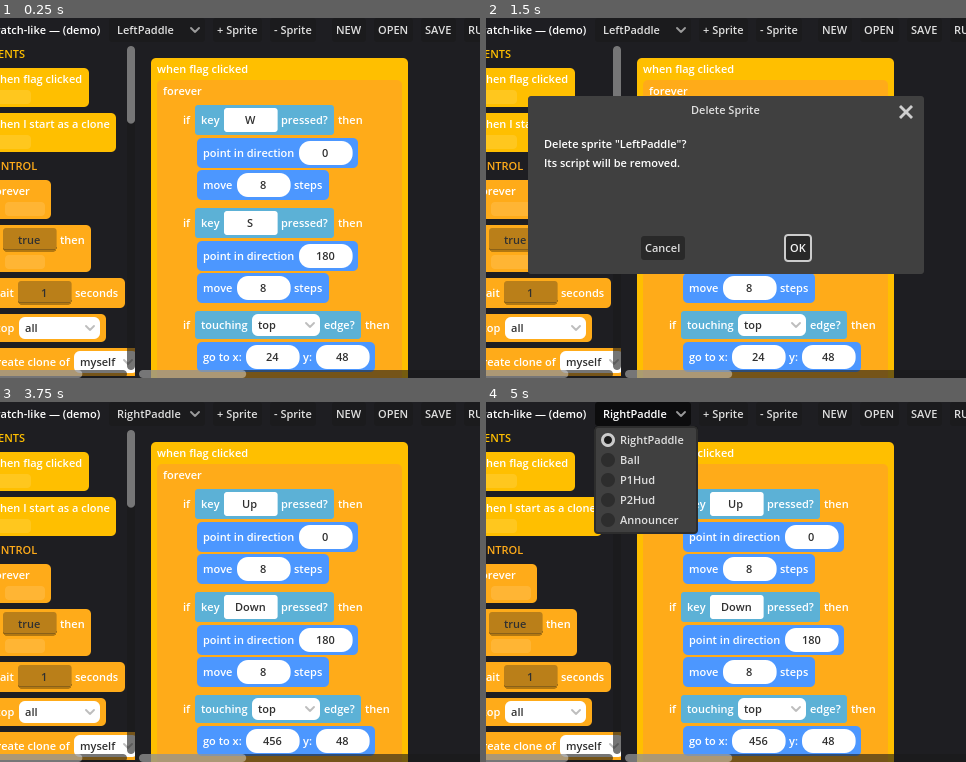
Above: before the commit, frames 1-4 (two rows, left to right).
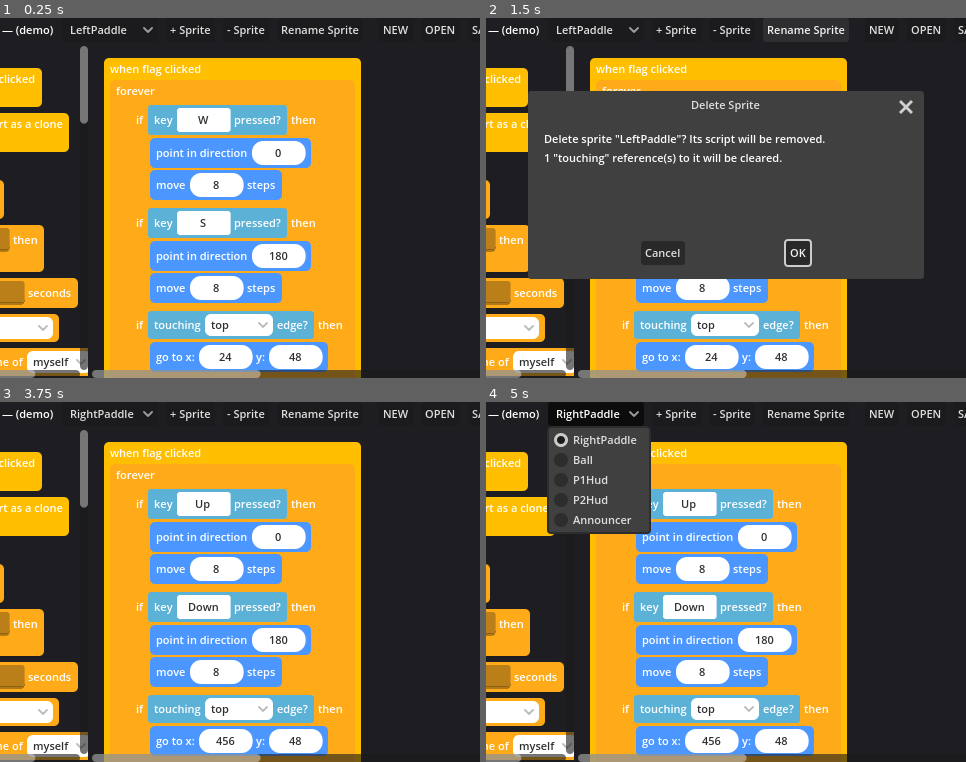
Above: after the commit, the same moments.

Repository: nedink/scratch-like
Game: Godot game, scene res://editor.tscn
Two runs of this game, one before a commit and one after it. Both use one fixed random seed, a clock stepped at 60 frames per second and the inputs below.
Inputs (mouse positions are in pixels of both pictures, inside the frame that each line leads up to):
- Up to frame 1 (0.25 s): no input
- Up to frame 2 (1.5 s): click "- Sprite" at 0.5 s; click (807, 28) at 1.25 s, where only the run after the commit has a clickable "Rename Sprite"
- Up to frame 3 (3.75 s): click "NEW" at 2 s; click "NEW" at 2.75 s; click "OK" at 3.5 s
- Up to frame 4 (5 s): click "RightPaddle" at 4.25 s

The runs differ from the first frame. In frame 1, 51% of the frame differs, in the area x 0-100%, y 1-100%; in frame 2, 28%; in frame 3, 51%; in frame 4, 51%.

Commit message:
M25: rename a sprite (the cross-script cascade)
Add a Rename Sprite button that cascades a new sprite name across the
selector, every touching_sprite? reference in all scripts, and every
variable scope field local to the sprite — the sprite analog of M21's
variable rename. Sprite delete now strips dangling touching_sprite?
references to the removed sprite (reverting them to the host slot's
default), paying off M24's deferral. No new opcode, no block-data-shape
change, no runtime change — an editor-side rewrite of the same data.

Co-Authored-By: Claude Opus 4.8 (1M context) <noreply@anthropic.com>

Diff:
--- a/editor.tscn
+++ b/editor.tscn
@@ -57,6 +57,11 @@
 unique_name_in_owner = true
 layout_mode = 2
 text = "- Sprite"
+
+[node name="RenameSpriteButton" type="Button" parent="Page/Bar" unique_id=1458511912]
+unique_name_in_owner = true
+layout_mode = 2
+text = "Rename Sprite"
 
 [node name="Spacer" type="Control" parent="Page/Bar" unique_id=1330330019]
 layout_mode = 2
@@ -207,6 +212,27 @@
 grow_horizontal = 2
 grow_vertical = 2
 
+[node name="RenameSpriteDialog" type="ConfirmationDialog" parent="." unique_id=163454553]
+unique_name_in_owner = true
+title = "Rename Sprite"
+
+[node name="VBox" type="VBoxContainer" parent="RenameSpriteDialog" unique_id=915086462]
+anchors_preset = 15
+anchor_right = 1.0
+anchor_bottom = 1.0
+grow_horizontal = 2
+grow_vertical = 2
+theme_override_constants/separation = 6
+
+[node name="NameLabel" type="Label" parent="RenameSpriteDialog/VBox" unique_id=1356016724]
+layout_mode = 2
+text = "New name:"
+
+[node name="RenameSpriteEdit" type="LineEdit" parent="RenameSpriteDialog/VBox" unique_id=1792226484]
+unique_name_in_owner = true
+custom_minimum_size = Vector2(220, 0)
+layout_mode = 2
+
 [node name="FileDialog" type="FileDialog" parent="." unique_id=1499754084]
 unique_name_in_owner = true
 title = "Save Project"
--- a/scripts/block_canvas.gd
+++ b/scripts/block_canvas.gd
@@ -184,6 +184,17 @@
 	for s in range(_stacks.size() - 1, -1, -1):
 		if (_stacks[s]["blocks"] as Array).is_empty():
 			_stacks.remove_at(s)
+	_render()
+
+
+## Rewrite every reference to sprite `old_name` in the working stacks to `new_name`, in place, then
+## re-render (M25) — the sprite counterpart of rename_variable. The canvas holds the authoritative
+## working copy of the edited sprite, so a sprite rename has to rewrite *these* block dicts (the editor
+## rewrites the other sprites' `_scripts` directly). Mutating in place and re-rendering — rather than
+## reloading via load_script — keeps each stack's canvas position. The walk lives on BlockView (shared).
+func rename_sprite(old_name: String, new_name: String) -> void:
+	for stack in _stacks:
+		BlockView.rewrite_sprite_refs(stack["blocks"], old_name, new_name)
 	_render()
 
 
--- a/scripts/block_view.gd
+++ b/scripts/block_view.gd
@@ -398,6 +398,86 @@
 			strip_variable_refs(value, name)
 
 
+## The opcodes whose `{name}` input names a sprite — the targets a sprite rename/delete cascade
+## (M25) walks for. Only `touching_sprite?` names another sprite (its `data_enums` maps
+## `name -> "sprites"`); it is the sprite analog of _VARIABLE_OPCODES. Unlike a variable, a sprite
+## name is globally unique, so the cascade is unscoped — it rewrites/strips every match in every
+## script (any sprite may touch any other), with no global-vs-local distinction.
+const _SPRITE_OPCODES := ["touching_sprite?"]
+
+
+## Count how many blocks in `blocks` reference the sprite `name` (M25) — the sprite counterpart of
+## count_variable_refs. A `touching {name}?` whose `inputs.name` matches is one reference. Recurses
+## into nested reporter inputs and `body` substacks. The editor sums this across the other scripts to
+## report how many references a sprite deletion will clear.
+static func count_sprite_refs(blocks: Array, name: String) -> int:
+	var count := 0
+	for block in blocks:
+		if typeof(block) != TYPE_DICTIONARY:
+			continue
+		var opcode := String(block.get("opcode", ""))
+		var inputs: Dictionary = block.get("inputs", {})
+		if opcode in _SPRITE_OPCODES and String(inputs.get("name", "")) == name:
+			count += 1
+		for key in inputs:
+			var value: Variant = inputs[key]
+			if typeof(value) == TYPE_DICTIONARY and value.has("opcode"):
+				count += count_sprite_refs([value], name)
+			elif typeof(value) == TYPE_ARRAY:
+				count += count_sprite_refs(value, name)
+	return count
+
+
+## Rewrite every reference to sprite `old_name` in `blocks` to `new_name` (M25), in place — the
+## sprite counterpart of rewrite_variable_refs, the cascade a UI sprite-rename performs across a
+## script. A `_SPRITE_OPCODES` block's `inputs.name` is reassigned; nested reporter inputs / `body`
+## substacks recurse. (`blocks` and the dicts within are references, so this mutates the live script.)
+static func rewrite_sprite_refs(blocks: Array, old_name: String, new_name: String) -> void:
+	for block in blocks:
+		if typeof(block) != TYPE_DICTIONARY:
+			continue
+		var opcode := String(block.get("opcode", ""))
+		var inputs: Dictionary = block.get("inputs", {})
+		if opcode in _SPRITE_OPCODES and String(inputs.get("name", "")) == old_name:
+			inputs["name"] = new_name
+		for key in inputs:
+			var value: Variant = inputs[key]
+			if typeof(value) == TYPE_DICTIONARY and value.has("opcode"):
+				rewrite_sprite_refs([value], old_name, new_name)
+			elif typeof(value) == TYPE_ARRAY:
+				rewrite_sprite_refs(value, old_name, new_name)
+
+
+## Remove every dangling reference to the deleted sprite `name` from `blocks` (M25 delete), in place —
+## the sprite counterpart of strip_variable_refs. The only block naming another sprite is
+## `touching_sprite?`, always a **reporter** (never a statement), so this never drops a block; it
+## reverts a `touching {name}?` reporter to its host opcode's default literal for that slot (M15's
+## slot_default rule), so `if (touching Ghost?)` becomes `if true` once `Ghost` is gone. Recurses into
+## nested reporters and `body` substacks. (Mutates the live arrays/dicts the caller holds.)
+static func strip_sprite_refs(blocks: Array, name: String) -> void:
+	for block in blocks:
+		if typeof(block) != TYPE_DICTIONARY:
+			continue
+		_strip_sprite_input_refs(String(block.get("opcode", "")), block.get("inputs", {}), name)
+
+
+## Scrub one block's input slots of references to sprite `name` (helper for strip_sprite_refs): a
+## `touching_sprite?` reporter naming it reverts to this opcode's default for that key; any other
+## nested reporter recurses (it may itself hold a `touching_sprite?`, e.g. `not (touching Ghost?)`);
+## a `body` array recurses as a substack.
+static func _strip_sprite_input_refs(opcode: String, inputs: Dictionary, name: String) -> void:
+	var defaults: Dictionary = _OPCODES.get(opcode, {}).get("defaults", {})
+	for key in inputs:
+		var value: Variant = inputs[key]
+		if typeof(value) == TYPE_DICTIONARY and value.has("opcode"):
+			if String(value.get("opcode", "")) == "touching_sprite?" and String(value.get("inputs", {}).get("name", "")) == name:
+				inputs[key] = defaults.get(key)
+			else:
+				_strip_sprite_input_refs(String(value.get("opcode", "")), value.get("inputs", {}), name)
+		elif typeof(value) == TYPE_ARRAY:
+			strip_sprite_refs(value, name)
+
+
 ## The opcodes the palette offers, grouped for display: an Array of
 ## {category, opcodes:[...]} in PALETTE_CATEGORY_ORDER. As of M14 **every** kind is listed,
 ## reporters included — a reporter now has a drop target (a value/condition slot), so you can
--- a/scripts/editor.gd
+++ b/scripts/editor.gd
@@ -116,10 +116,21 @@
 @onready var _del_sprite_label: Label = %DelSpriteLabel
 var _deleting_sprite: String = ""
 
+## Rename **sprite** chrome (M25): the top-bar Rename Sprite button and its dialog (declared in
+## editor.tscn, reused). The button pops a name prompt pre-filled with the selected sprite's name;
+## `_renaming_sprite` holds the name the open dialog acts on (the confirmed signal carries no payload —
+## the same state-var idiom the variable rename dialog and the sprite delete dialog use). This is the
+## sprite analog of M21's variable rename: confirming cascades the new name across every script's
+## `touching_sprite?` references and every variable scoped to the sprite (its locals).
+@onready var _rename_sprite_button: Button = %RenameSpriteButton
+@onready var _rename_sprite_dialog: ConfirmationDialog = %RenameSpriteDialog
+@onready var _rename_sprite_edit: LineEdit = %RenameSpriteEdit
+var _renaming_sprite: String = ""
+
 ## A freshly added sprite's placeholder geometry (M24): a small grey square at the stage center. It is
 ## just a starting placeholder — real positioning is blocks (a `go_to` in the sprite's script, as the
-## ball does), so there is no UI yet to move/resize/recolour it (deferred to M25). Also the fill values
-## _read_project defaults a pre-M24 saved entry to.
+## ball does), so there is no UI yet to move/resize/recolour it (M25 added rename but left geometry
+## editing deferred). Also the fill values _read_project defaults a pre-M24 saved entry to.
 const _DEFAULT_SPRITE := {"x": 240, "y": 180, "w": 24, "h": 24, "color": "#cccccc"}
 
 
@@ -168,6 +179,10 @@
 	_sprite_dialog.confirmed.connect(_on_new_sprite_confirmed)
 	_sprite_dialog.register_text_enter(_sprite_name_edit)
 	_del_sprite_dialog.confirmed.connect(_on_del_sprite_confirmed)
+	# Rename sprite (M25): the button pops the name prompt, the dialog cascades the rename on confirm.
+	_rename_sprite_button.pressed.connect(_rename_sprite_pressed)
+	_rename_sprite_dialog.confirmed.connect(_on_rename_sprite_confirmed)
+	_rename_sprite_dialog.register_text_enter(_rename_sprite_edit)
 
 	# Populate the selector + canvas from the seeded project and show its first sprite.
 	_load_project_into_ui()
@@ -278,8 +293,9 @@
 
 
 ## Pop the delete-confirmation dialog for the selected sprite, reporting how many of its locals go with
-## it. Refused when only one sprite is left (the project always has at least one target). We persist the
-## canvas first so a switch away can't lose edits, and stash the name the confirm acts on.
+## it and how many `touching` references to it will be cleared (M25). Refused when only one sprite is
+## left (the project always has at least one target). We persist the canvas first so a switch away can't
+## lose edits, and stash the name the confirm acts on.
 func _del_sprite_pressed() -> void:
 	if _scripts.size() <= 1:
 		return
@@ -290,16 +306,30 @@
 	for v in _variables:
 		if String(v.get("scope", "global")) == sprite_name:
 			locals += 1
-	_del_sprite_label.text = "Delete sprite \"%s\"?\nIts script%s removed." % \
-		[sprite_name, (" and %d local variable(s) will be" % locals) if locals > 0 else " will be"]
-	_del_sprite_dialog.popup_centered(Vector2i(380, 140))
+	# Count the dangling `touching {name}?` references the delete will clear in the *surviving* scripts
+	# (the deleted sprite's own script goes wholesale, so its self-references aren't "cleared", just
+	# gone). M24 left these dangling (they resolved null/false at RUN); M25 strips them, so the dialog
+	# warns up front.
+	var refs := 0
+	for i in _scripts.size():
+		if i != _current:
+			refs += BlockView.count_sprite_refs(_scripts[i]["script"], sprite_name)
+	var msg := "Delete sprite \"%s\"? Its script" % sprite_name
+	if locals > 0:
+		msg += " and %d local variable(s)" % locals
+	msg += " will be removed."
+	if refs > 0:
+		msg += "\n%d \"touching\" reference(s) to it will be cleared." % refs
+	_del_sprite_label.text = msg
+	_del_sprite_dialog.popup_centered(Vector2i(380, 150))
 
 
 ## Commit a sprite delete: drop the sprite's model entry and every variable scoped to it (its locals),
-## then reload the UI on a surviving neighbour. References to the gone sprite in *other* scripts (a
-## `touching {name}?` slot) are left as-is — find_target returns null so the reporter is simply false at
-## RUN (no crash), and the dropdown keeps the name visible (M13's append-the-unknown). Stripping those
-## is the sprite-rename cascade, deferred to M25. Destructive; there is no undo (relaunch reloads stock).
+## strip every dangling `touching {name}?` reference to it across the surviving scripts (M25 — the
+## sprite analog of M21's variable-delete strip; M24 left these dangling, resolving null/false at RUN),
+## then reload the UI on a surviving neighbour. A stripped `touching {name}?` reporter reverts its slot
+## to the host opcode's default (so `if (touching Gone?)` becomes `if true`); no dangling name remains
+## (Scratch's behaviour). Destructive; there is no undo (relaunch reloads stock).
 func _on_del_sprite_confirmed() -> void:
 	var index := -1
 	for i in _scripts.size():
@@ -312,10 +342,71 @@
 	for i in range(_variables.size() - 1, -1, -1):
 		if String(_variables[i].get("scope", "global")) == _deleting_sprite:
 			_variables.remove_at(i)
+	# Clear the references the gone sprite leaves behind in every remaining script (M25). We strip
+	# directly on each `_scripts` entry rather than in place on the canvas because the delete always
+	# navigates to a surviving neighbour, whose canvas _load_project_into_ui reloads from scratch anyway.
+	for entry in _scripts:
+		BlockView.strip_sprite_refs(entry["script"], _deleting_sprite)
 	# _load_project_into_ui resets _current to -1 before showing, so its leading _persist_current can't
 	# write the just-removed sprite's stale canvas back. `index` is clamped to the new (smaller) bounds,
 	# landing on the sprite that shifted into this slot, or the new last one if we deleted the tail.
 	_load_project_into_ui(index)
+
+
+## Pop the rename dialog for the selected sprite (M25), pre-filled with its current name (selected, so
+## the user can type a replacement immediately). The button always targets the selected sprite, so the
+## name we stash is `_current`'s — the sprite analog of the variable rename's `_renaming`.
+func _rename_sprite_pressed() -> void:
+	var sprite_name := String(_scripts[_current]["name"])
+	_renaming_sprite = sprite_name
+	_rename_sprite_edit.text = sprite_name
+	_rename_sprite_dialog.popup_centered(Vector2i(280, 130))
+	_rename_sprite_edit.grab_focus()
+	_rename_sprite_edit.select_all()
+
+
+## Commit a sprite rename (M25 — the sprite analog of M21's variable rename). Update the model entry's
+## name, re-scope every variable local to the sprite (a local is scoped by its sprite's name, so it must
+## follow the rename), then cascade the new name into every script's `touching {name}?` references. A
+## sprite name is globally unique, so the cascade is unscoped — every script may reference it (any sprite
+## can touch any other), unlike a variable's per-scope referent test. The current sprite is rewritten in
+## place via the canvas (preserving its layout, the M21 reasoning); the others via
+## BlockView.rewrite_sprite_refs on `_scripts[i]`. Then the chrome + data-scoped menus pick up the new
+## name in place (the selector item, project_sprites, the re-scoped project_variables, the palette, the
+## canvas) — no full reload, so canvas positions survive. Blank / unchanged / duplicate names are rejected
+## silently (names are the project's target registry, so they must stay unique).
+func _on_rename_sprite_confirmed() -> void:
+	var new_name := _rename_sprite_edit.text.strip_edges()
+	var old_name := _renaming_sprite
+	if new_name == "" or new_name == old_name or new_name in _sprite_names():
+		return
+	# The button targets the selected sprite, so the stashed name is _current's; bail if they've
+	# diverged (defensive — the dialog is modal, so this shouldn't happen).
+	if _current < 0 or _current >= _scripts.size() or String(_scripts[_current]["name"]) != old_name:
+		return
+
+	_persist_current()  # sync the canvas into _scripts[_current] before the cascade
+	_scripts[_current]["name"] = new_name
+	# A sprite's locals are scoped by its name (PongScripts.variables / Make a Variable), so the rename
+	# carries them along — else they'd dangle, scoped to a sprite that no longer exists.
+	for v in _variables:
+		if String(v.get("scope", "global")) == old_name:
+			v["scope"] = new_name
+	# Cascade `touching {name}?` references across every script.
+	for i in _scripts.size():
+		if i == _current:
+			_canvas.rename_sprite(old_name, new_name)  # in place — preserves canvas positions
+		else:
+			BlockView.rewrite_sprite_refs(_scripts[i]["script"], old_name, new_name)
+
+	# Reflect the new name in the chrome and the data-scoped menus, in place (no reload, so positions
+	# hold): the selector item, the `touching` dropdown options, the re-scoped variable list (the
+	# renamed sprite's locals are still in scope under its new name), the palette, and the canvas.
+	_selector.set_item_text(_current, new_name)
+	BlockView.project_sprites = _sprite_names()
+	BlockView.project_variables = _variables_in_scope(new_name)
+	_palette.rebuild()
+	_canvas.refresh()  # after re-pointing project_sprites, so the new name is an in-scope option
 
 
 ## Fill any missing placeholder geometry on a sprite entry with the defaults (M24) — used to upgrade a
Not shown, changed: CLAUDE.md
